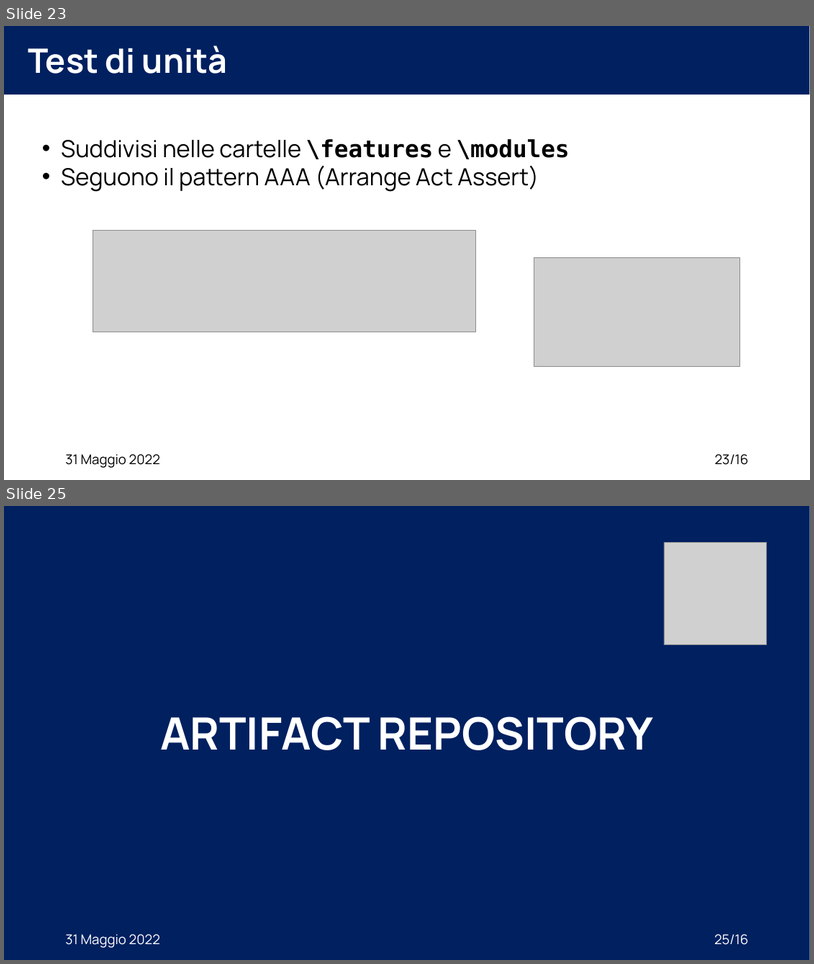
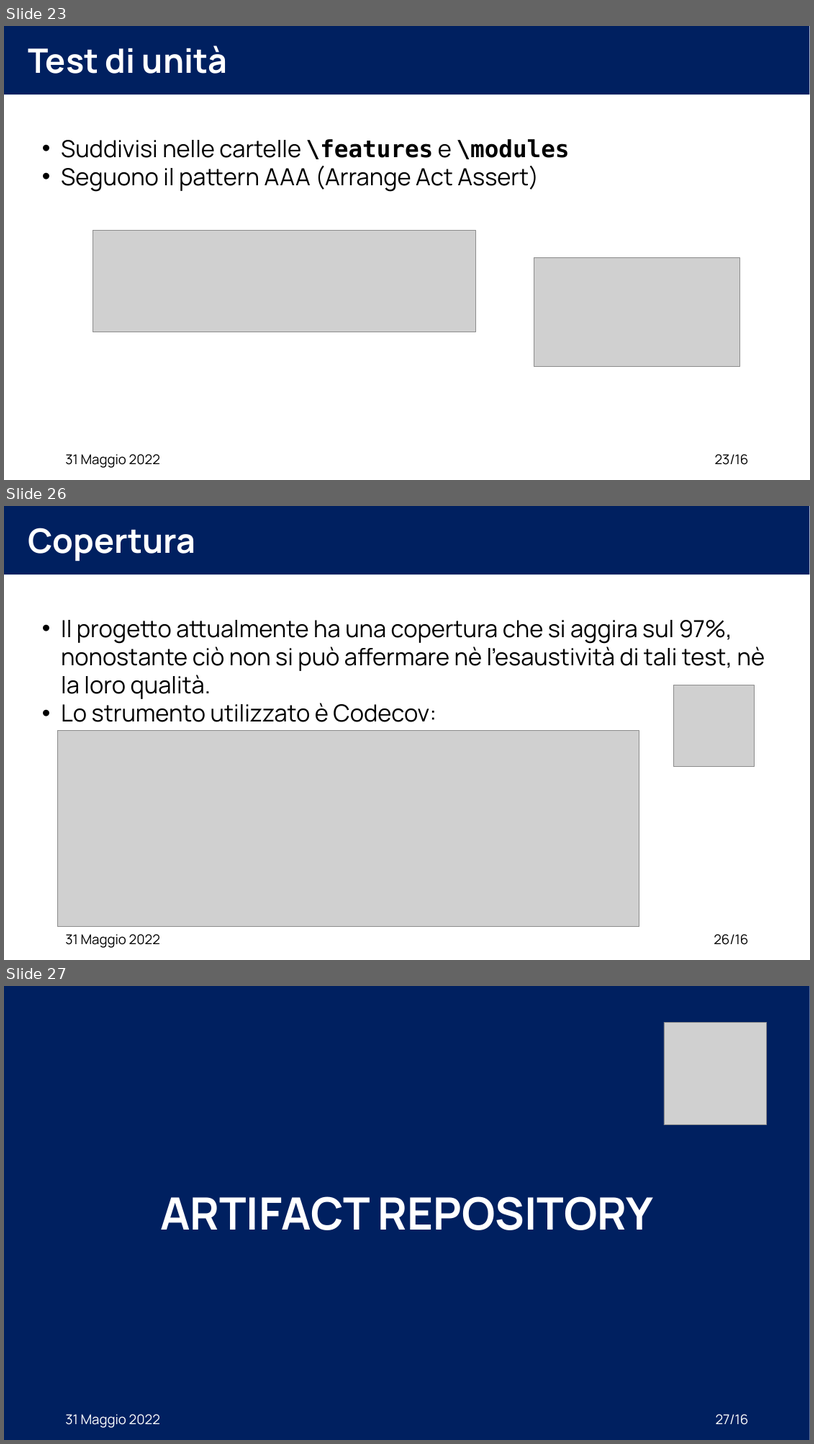
Before and after one commit to XidaZ3/MTSSAssignment3, a slide deck: MTSSAssignment3.pptx. Shown one above the other, each under a label of ours: slides 23 and 25 before the commit, slides 23, 26 and 27 after it; the slides between them are not shown. The pictures are 814x964 and 814x1444 pixels, drawn with LibreOffice and Linux fonts; fonts in the diff are those of the drawing; grey boxes stand for pictures. Boxes give left, top, right and bottom in pixels: in the first picture for what was removed or moved away, otherwise in the second. Text is boxed around its words. In the diff, an @@ line names an element or a change of style, - is before the commit and + after.

Commit message:
Test Slides
Test Slides

```diff
--- a/MTSSAssignment3.pptx
+++ b/MTSSAssignment3.pptx
@@ slide 26 added at <box>4,506,810,960</box>, background #FFFFFF @@
@@ rectangle added at <box>4,506,810,574</box>, fill #002060 @@
@@ title added at <box>28,528,196,561</box>, 40 pt, text #FFFFFF, bold @@
+Copertura
@@ text added at <box>61,620,765,722</box>, 28 pt, text #000000 @@
+• Il progetto attualmente ha una copertura che si aggira sul 97%, nonostante ciò non si può affermare nè l’esaustività di tali test, nè la loro qualità.
+• Lo strumento utilizzato è Codecov:
@@ picture added at <box>674,685,755,766</box> @@
@@ picture added at <box>58,731,640,926</box> @@
@@ text added at <box>65,934,160,947</box>, 16 pt, text #000000 @@
+31 Maggio 2022
@@ page number added at <box>714,934,748,944</box>, 16 pt, text #000000 @@
+26/16
@@ what was slide 25 is now slide 27 @@
@@ page number at <box>716,1414,749,1424</box>: text changed @@
-25/16
+27/16
```
Also in this commit, not shown: 1 slide changed, 2 other slides added, 1 slide removed, 5 other files.
